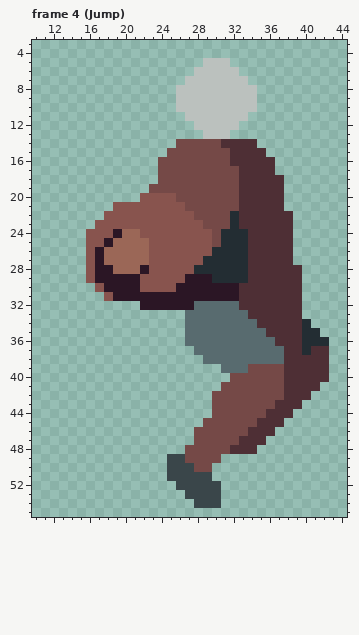
Pixel-art file -- Biogenesis_SNZA/Assets/Sprites/Liora/Liora_Jump.aseprite. The first picture shows the starting point.
64x64 pixels, 14 frames. Shown: frame 4 (Jump): x 10..44, y 3..55. The commit also changed other frames, which this record leaves out.
The same view after the edit:
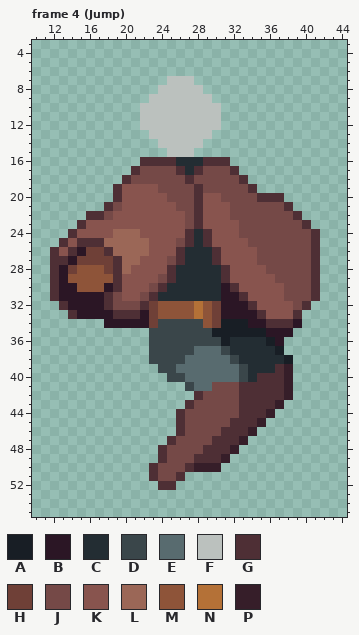
Palette (. is transparent): A #181e25  B #2b1625  C #232d33  D #3a464a  E #586b6f  F #bbc1be  G #4e2f35  H #6f4037  J #754947  K #88544e  L #9b6757  M #8e5439  N #b47137  P #361e29
Change:
layer "Layer 5" removed
Changed rows in their new state; - is an unchanged pixel.
Frame 4 (Jump):
first column x 12:
 5 -----------------...-----------
 6 ----------------.....----------
 7 -------------FF-......---------
 8 ------------FF---......--------
 9 -----------FFF----.....--------
10 ----------FFFF-----....--------
11 ----------FFFFF----...---------
12 ----------FFFFFF---..----------
13 -----------FFFFFF-..-----------
14 ------------FFFFF......--------
15 -------------FFF........-------
16 ----------GGGGCCCGGG.....------
17 ---------GJJ--GCG---G....------
18 --------GJJJ---G------....-----
19 -------GKKKK----G----J-...-----
20 -------GKK---J--GKK--JJ--------
21 ------GJ------J-GKKK-JJJJJG----
22 ----GGJ--------JGKKKJJJJJJJG---
23 ---GK----------JGKKKKJJJJJJJG--
24 --GK---L-------GCGKKKJJJJJJJJG-
25 -GKGGGL-------JGCGKKKKJJJJJJJG-
26 GKGBHHG-------GCCCGKKKKJJJJJJG-
27 GGBHHHHG--K--JGCC-GKKKKJJJJJJG-
28 GBHMMMHG-KK--GCC---GKKKKJJJJJG-
29 GBMMMMMGKK--JGCCCC-GKKKKKJJJJG-
30 GBBMMM-GKK-JGCCCCCC-GKKKKKJJJG-
31 GBBBBBGJKKJGCCCCCCC---KKKKJJJG-
32 -GBBBBGJJJGHMMMMNMHBBB-KKKKJG--
33 --GBBBBGGGBHMMMMNMHBBBB-KKK----
34 ------BBBBBHDDDDDMHAAABB---B.--
35 -----------DDDDDDDAAAAAABBB...-
36 -----------DDDDDDDDACCCCAB.....
37 -----------DDDDD---DCCCCCA.....
38 -----------DDDDEE---DCCCCCA....
39 ------------DDEEEEE--DCCCGP....
40 -------------DDEEEEEEDCGGGP....
41 ---------------DEEJ--GGGGGP...-
42 ----------------GJ---GGGGGP..--
43 ---------------GJJ---GGGGP..---
44 --------------GJJJ---GGGP..----
45 --------------GJJ---GGGP..-----
46 --------------GJ---GGGP..------
47 -------------GJJ--GGGP..-------
48 ------------GJJ--GGGP..--------
49 ------------GJJ-GGGP-----------
50 -----------GJJJGPPP------------
51 -----------GJJG...-------------
52 ------------GG.....------------
53 ---------------....------------
54 ----------------...------------
